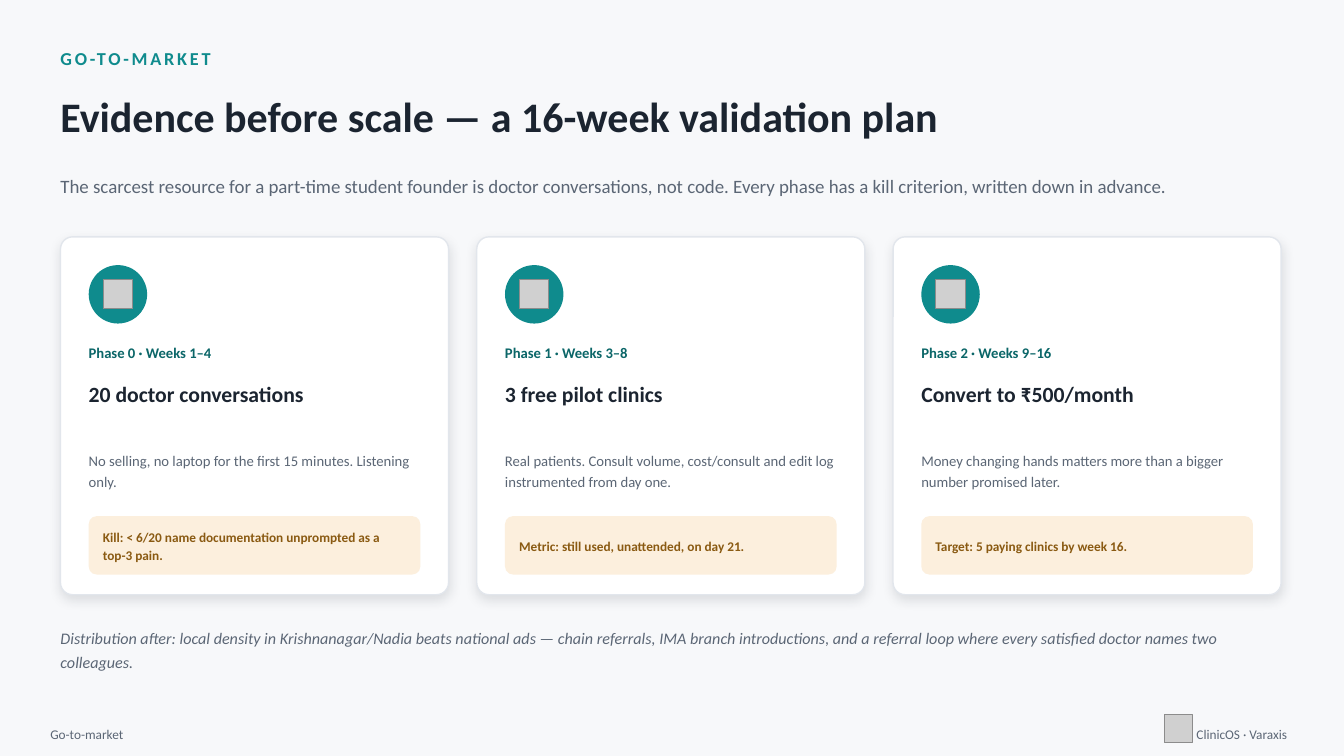
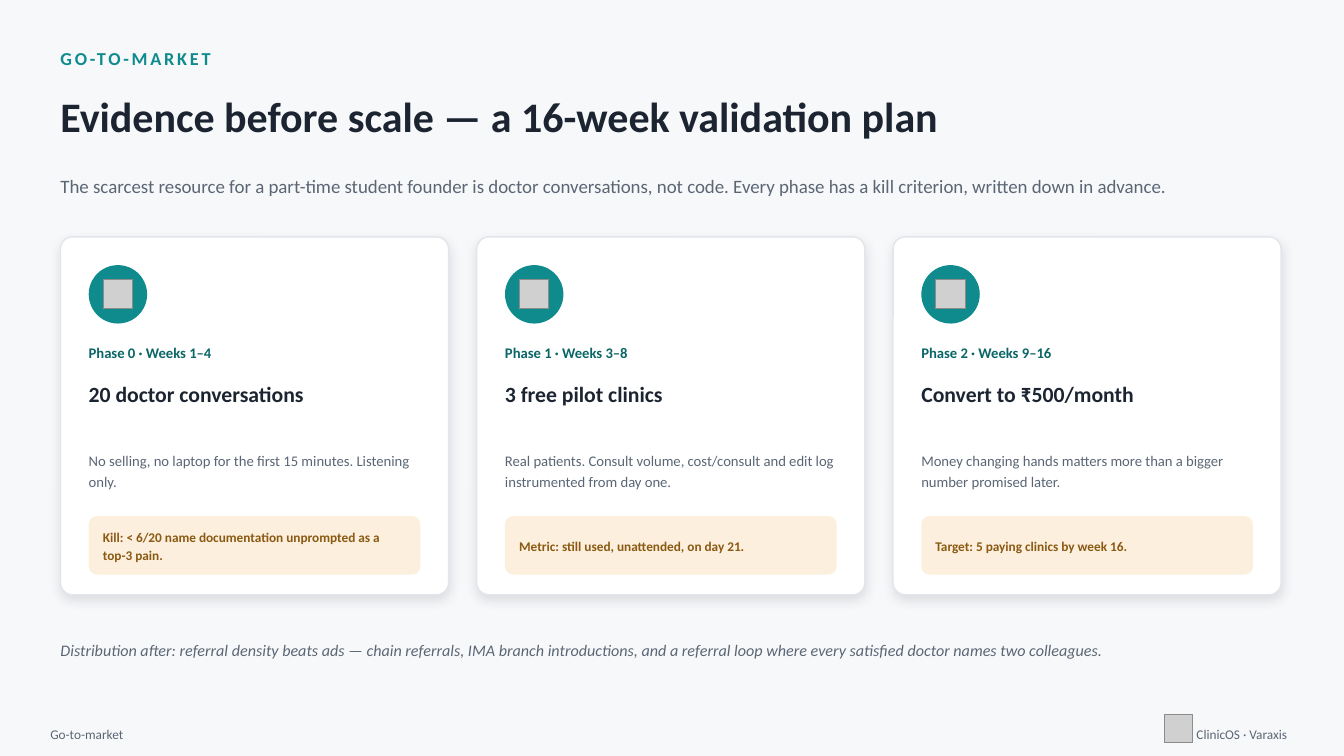
Before and after one commit to realishaanseal/clinicos, a slide deck: slide 10 of artifacts/ClinicOS_Hackathon_Deck.pptx. Drawn at 1344x756 pixels with LibreOffice and Linux fonts; fonts in the diff are those of the drawing; grey boxes stand for pictures; background and template pictures are left out. Boxes give left, top, right and bottom in pixels: in the first picture for what was removed or moved away, otherwise in the second. Text is boxed around its words. In the diff, an @@ line names an element or a change of style, - is before the commit and + after.

```diff
--- a/artifacts/ClinicOS_Hackathon_Deck.pptx
+++ b/artifacts/ClinicOS_Hackathon_Deck.pptx
@@ text at [60, 645, 1102, 659]: text changed @@
-Distribution after: local density in Krishnanagar/Nadia beats national ads — chain referrals, IMA branch introductions, and a referral loop where every satisfied doctor names two colleagues.
+Distribution after: referral density beats ads — chain referrals, IMA branch introductions, and a referral loop where every satisfied doctor names two colleagues.
```
Also in this commit, not shown: 5 other slides changed, 13 other files.
